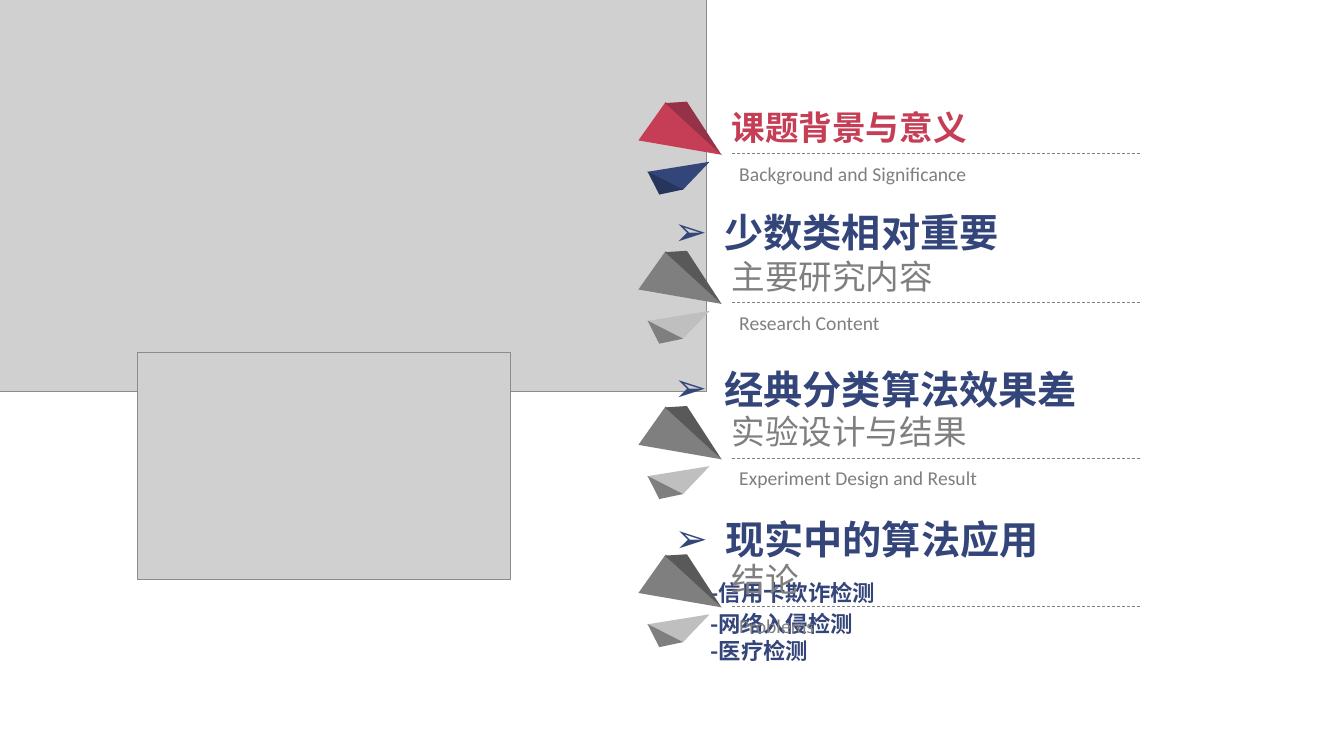
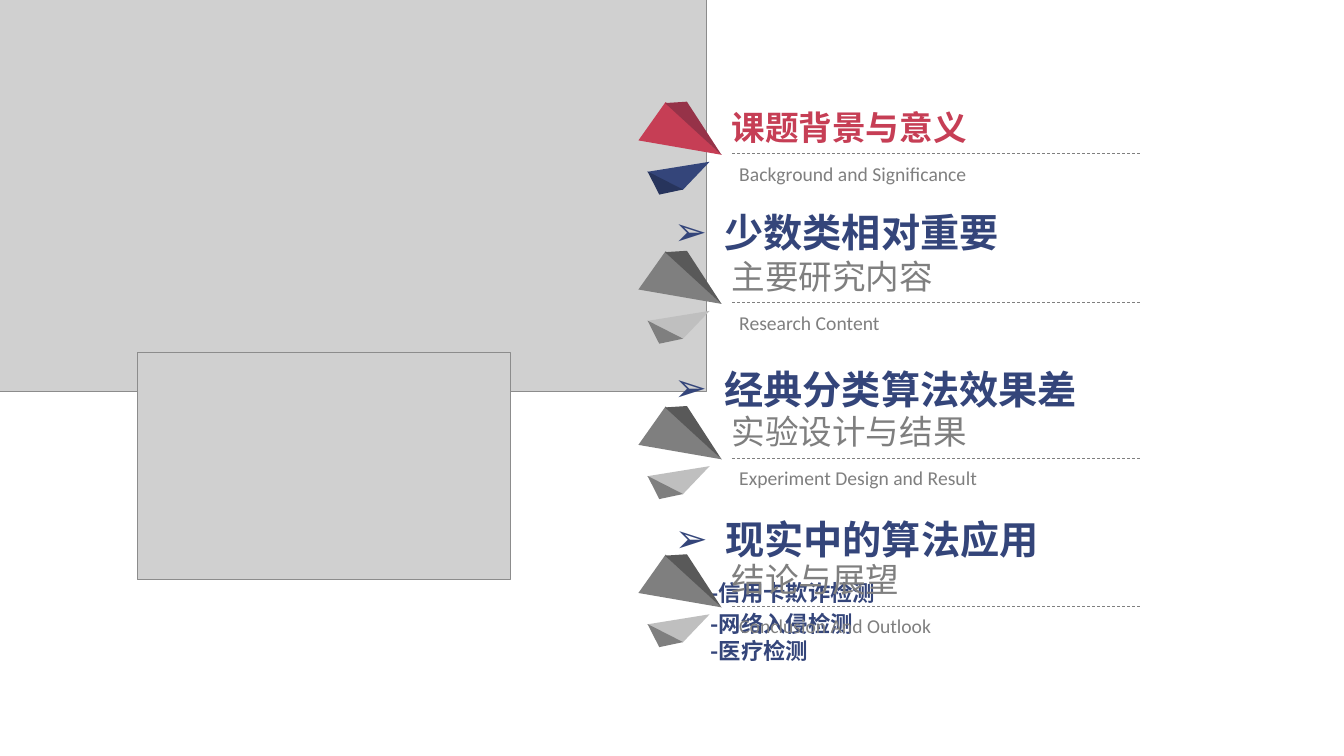
Before and after one commit to 616905919/Graduation-Project, a slide deck: slide 3 of 答辩ppt.pptx. Drawn at 1344x756 pixels with LibreOffice and Linux fonts; fonts in the diff are those of the drawing; grey boxes stand for pictures; background and template pictures are left out. Boxes give left, top, right and bottom in pixels: in the first picture for what was removed or moved away, otherwise in the second. Text is boxed around its words. In the diff, an @@ line names an element or a change of style, - is before the commit and + after.

```diff
--- a/答辩ppt.pptx
+++ b/答辩ppt.pptx
@@ text at (x1=732, y1=564, x2=900, y2=602): text changed @@
-结论
+结论与展望
@@ text at (x1=739, y1=617, x2=931, y2=639): text changed @@
-Problems
+Conclusion And Outlook
```
Also in this commit, not shown: 8 other slides changed, 1 other file.
